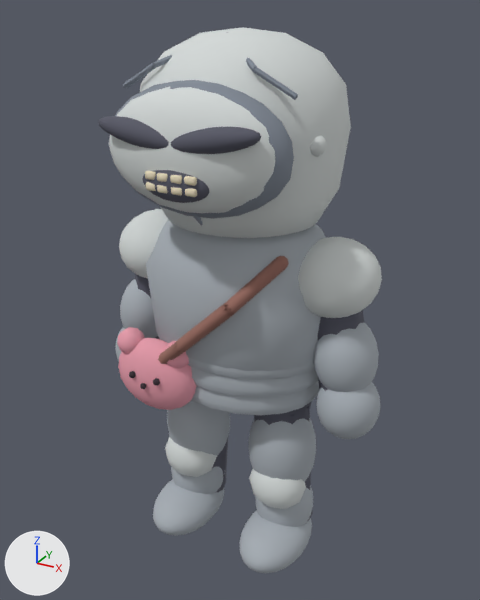
Before and after pictures for a commit that changed the Blender file blend/chars/npc_kkami.blend.
Before and after are seen from a 50 mm camera at (0.731, -1.341, 1.372) aimed at (0.001, -0.014, 0.709). Arrows for +X, +Y and +Z are at lower left; the lights stay in place. The picture after the commit comes second.

Before the edit, the objects in view are built like this:
```python
ob_npc_kkami__arm_l = bpy.data.objects.new('npc_kkami__arm_L', me_npc_kkami__arm_l)
ob_npc_kkami__arm_l.parent = ob_npc_kkami
ob_npc_kkami__arm_l.location = (0.235, 0.0, 0.831)
ob_npc_kkami__arm_r = bpy.data.objects.new('npc_kkami__arm_R', me_npc_kkami__arm_r)
ob_npc_kkami__arm_r.parent = ob_npc_kkami
ob_npc_kkami__arm_r.location = (-0.235, 0.0, 0.831)
ob_npc_kkami__body = bpy.data.objects.new('npc_kkami__body', me_npc_kkami__body)
ob_npc_kkami__body.parent = ob_npc_kkami
ob_npc_kkami__body.location = (0.0, 0.0, 0.48)
ob_npc_kkami__head = bpy.data.objects.new('npc_kkami__head', me_npc_kkami__head)
ob_npc_kkami__head.parent = ob_npc_kkami
ob_npc_kkami__head.location = (0.0, 0.0, 0.918)
ob_npc_kkami__leg_l = bpy.data.objects.new('npc_kkami__leg_L', me_npc_kkami__leg_l)
ob_npc_kkami__leg_l.parent = ob_npc_kkami
ob_npc_kkami__leg_l.location = (0.117, 0.0, 0.464)
ob_npc_kkami__leg_r = bpy.data.objects.new('npc_kkami__leg_R', me_npc_kkami__leg_r)
ob_npc_kkami__leg_r.parent = ob_npc_kkami
ob_npc_kkami__leg_r.location = (-0.117, 0.0, 0.464)
```
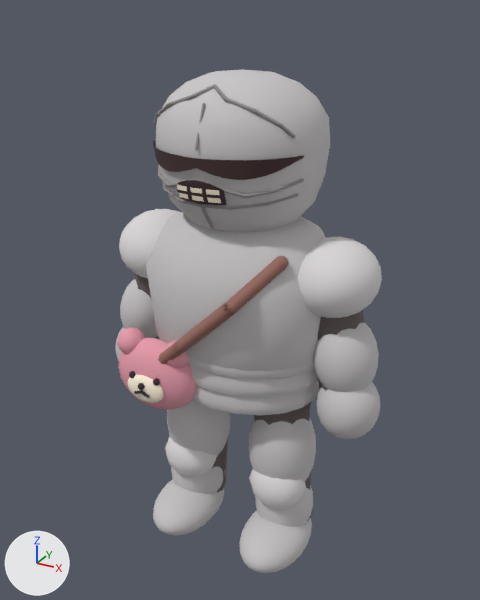
Pixel boxes (x1, y1, x2, y2) of what changed, in the pictures (480 x 600 px; the box of a moved part takes in the faces that stretch with it):
'npc_kkami__head', reshaped (30% narrower, 23% shorter)
    before: (98, 27, 351, 238)
    after: (153, 69, 330, 232)
'npc_kkami__body', reshaped
    before: (117, 219, 326, 415)
    after: (117, 212, 326, 415)
part 1 of me_npc_kkami__body, added (pale yellow)
    after: (128, 374, 164, 403)
part 2 of me_npc_kkami__body, moved or reshaped
    before: (140, 383, 146, 389)
    after: (138, 383, 145, 390)
part 3 of me_npc_kkami__body, recoloured (grey to light grey)
    before: (146, 219, 326, 415)
    after: (146, 212, 326, 415)
part 4 of me_npc_kkami__head, rebuilt (17% narrower, 23% shorter)
    before: (140, 27, 351, 238)
    after: (156, 69, 330, 232)
part 5 of me_npc_kkami__head, deleted
    before: (98, 32, 327, 203)
part 6 of me_npc_kkami__head, cut back
    before: (108, 80, 294, 226)
    after: (153, 84, 304, 228)
part 7 of me_npc_kkami__arm_r, recoloured
    both: (135, 276, 160, 339)
part 8 of me_npc_kkami__arm_r, recoloured
    before: (124, 209, 168, 278)
    after: (124, 209, 180, 278)
part 9 of me_npc_kkami__arm_r, recoloured (grey to light grey)
    both: (115, 279, 158, 361)
part 10 of me_npc_kkami__leg_r, recoloured (grey to light grey)
    both: (153, 400, 230, 536)
part 11 of me_npc_kkami__arm_l, recoloured (lighter)
    both: (298, 237, 377, 317)
part 12 of me_npc_kkami__arm_l, recoloured (grey to light grey)
    both: (313, 322, 380, 439)
part 13 of me_npc_kkami__leg_l, recoloured (grey to light grey)
    both: (239, 418, 316, 573)

Diff of the bpy script that builds the scene:
```diff
--- a/blend/chars/npc_kkami.blend.py
+++ b/blend/chars/npc_kkami.blend.py
@@ me_npc_kkami__body @@
 # used by ob_npc_kkami__body; parent = ob_npc_kkami; location = (0.0, 0.0, 0.48)
-me_npc_kkami__body.from_pydata(...)  # 1154 vertices, 1790 faces; spans x -0.269..0.255, y -0.23..0.196, z -0.045..0.484
-me_npc_kkami__body.materials.append(mat_c_565765)  # dark grey #565765
+me_npc_kkami__body.from_pydata(...)  # 1516 vertices, 2450 faces; spans x -0.269..0.255, y -0.239..0.196, z -0.045..0.484
+# me_npc_kkami__body part 1: a new loose piece, an icosphere of 320 faces spanning x -0.208..-0.1, y -0.229..-0.199, z -0.002..0.072, in mat_c_fff3dc (pale yellow #fff3dc)
+# me_npc_kkami__body part 2: the loose piece of 42 vertices spanning x -0.162..-0.146, y -0.23..-0.214, z 0.038..0.054 is moved by (0.0, -0.008, 0.003)
+# me_npc_kkami__body part 3: 240 faces spanning x -0.255..0.255, y -0.196..0.196, z -0.005..0.448 switch from mat_c_aab1b8 (grey #aab1b8) to mat_c_c9c6c7 (light grey #c9c6c7)
+# other edits to the shape of me_npc_kkami__body do not show in these pictures
 me_npc_kkami__body.materials.append(mat_c_996b60)
@@ me_npc_kkami__body @@
 me_npc_kkami__body.materials.append(mat_c_382c34)
+me_npc_kkami__body.materials.append(mat_c_655c5a)  # dark grey #655c5a
+me_npc_kkami__body.materials.append(mat_c_fff3dc)  # pale yellow #fff3dc
@@ me_npc_kkami__head @@
 # used by ob_npc_kkami__head; parent = ob_npc_kkami; location = (0.0, 0.0, 0.918)
-me_npc_kkami__head.from_pydata(...)  # 1385 vertices, 2242 faces; spans x -0.242..0.242, y -0.299..0.227, z -0.019..0.416
-me_npc_kkami__head.materials.append(mat_c_d4d9d8)  # light grey #d4d9d8
-me_npc_kkami__head.materials.append(mat_c_818995)  # grey #818995
-me_npc_kkami__head.materials.append(mat_c_565765)  # dark grey #565765
-me_npc_kkami__head.materials.append(mat_c_e8dcbe)  # beige #e8dcbe
+me_npc_kkami__head.from_pydata(...)  # 2905 vertices, 4337 faces; spans x -0.198..0.198, y -0.202..0.191, z -0.015..0.332
+# me_npc_kkami__head part 4: the loose piece of 225 vertices spanning x -0.242..0.242, y -0.227..0.227, z -0.019..0.416 is rebuilt with 505 vertices and now spans x -0.198..0.198, y -0.191..0.191, z -0.015..0.332, in mat_c_c9c6c7 (light grey #c9c6c7)
+# me_npc_kkami__head part 5: 18 loose pieces with 824 vertices, spanning x -0.234..0.234, y -0.299..-0.059, z 0.101..0.409, are deleted
+# me_npc_kkami__head part 6: 336 vertices removed from x -0.215..0.215, y -0.291..-0.11, z 0.023..0.326; 1140 vertices added at x -0.185..0.185, y -0.202..-0.067, z 0.012..0.311
+# other edits to the shape of me_npc_kkami__head do not show in these pictures
+me_npc_kkami__head.materials.append(mat_c_c9c6c7)  # light grey #c9c6c7
+me_npc_kkami__head.materials.append(mat_c_463032)  # brown #463032
+me_npc_kkami__head.materials.append(mat_c_969191)  # grey #969191
+me_npc_kkami__head.materials.append(mat_c_fff6dd)  # pale yellow #fff6dd
@@ me_npc_kkami__arm_r @@
 me_npc_kkami__arm_r.from_pydata(...)  # 586 vertices, 1130 faces; spans x -0.143..0.101, y -0.116..0.116, z -0.413..0.069
 # used by ob_npc_kkami__arm_r; parent = ob_npc_kkami; location = (-0.235, 0.0, 0.831)
+# me_npc_kkami__arm_r part 7: all 170 faces that had it switch from mat_c_565765 (dark grey #565765) to mat_c_655c5a (dark grey #655c5a)
+# me_npc_kkami__arm_r part 8: all 320 faces that had it switch from mat_c_d4d9d8 (light grey #d4d9d8) to mat_c_dedadb (light grey #dedadb)
+# me_npc_kkami__arm_r part 9: all 640 faces that had it switch from mat_c_aab1b8 (grey #aab1b8) to mat_c_c9c6c7 (light grey #c9c6c7)
@@ me_npc_kkami__leg_r @@
 me_npc_kkami__leg_r.from_pydata(...)  # 628 vertices, 1210 faces; spans x -0.111..0.078, y -0.197..0.076, z -0.464..0.055
 # used by ob_npc_kkami__leg_r; parent = ob_npc_kkami; location = (-0.117, 0.0, 0.464)
-me_npc_kkami__leg_r.materials.append(mat_c_565765)  # dark grey #565765
-me_npc_kkami__leg_r.materials.append(mat_c_d4d9d8)  # light grey #d4d9d8
+# me_npc_kkami__leg_r part 10: all 960 faces that had it switch from mat_c_aab1b8 (grey #aab1b8) to mat_c_c9c6c7 (light grey #c9c6c7)
+me_npc_kkami__leg_r.materials.append(mat_c_655c5a)  # dark grey #655c5a
+me_npc_kkami__leg_r.materials.append(mat_c_dedadb)  # light grey #dedadb
@@ me_npc_kkami__arm_l @@
 me_npc_kkami__arm_l.from_pydata(...)  # 586 vertices, 1130 faces; spans x -0.101..0.143, y -0.116..0.116, z -0.413..0.069
 # used by ob_npc_kkami__arm_l; parent = ob_npc_kkami; location = (0.235, 0.0, 0.831)
-me_npc_kkami__arm_l.materials.append(mat_c_565765)  # dark grey #565765
+# me_npc_kkami__arm_l part 11: all 320 faces that had it switch from mat_c_d4d9d8 (light grey #d4d9d8) to mat_c_dedadb (light grey #dedadb)
+# me_npc_kkami__arm_l part 12: all 640 faces that had it switch from mat_c_aab1b8 (grey #aab1b8) to mat_c_c9c6c7 (light grey #c9c6c7)
+me_npc_kkami__arm_l.materials.append(mat_c_655c5a)  # dark grey #655c5a
@@ me_npc_kkami__leg_l @@
 me_npc_kkami__leg_l.from_pydata(...)  # 628 vertices, 1210 faces; spans x -0.078..0.111, y -0.197..0.076, z -0.464..0.055
 # used by ob_npc_kkami__leg_l; parent = ob_npc_kkami; location = (0.117, 0.0, 0.464)
-me_npc_kkami__leg_l.materials.append(mat_c_565765)  # dark grey #565765
-me_npc_kkami__leg_l.materials.append(mat_c_d4d9d8)  # light grey #d4d9d8
+# me_npc_kkami__leg_l part 13: all 960 faces that had it switch from mat_c_aab1b8 (grey #aab1b8) to mat_c_c9c6c7 (light grey #c9c6c7)
+me_npc_kkami__leg_l.materials.append(mat_c_655c5a)  # dark grey #655c5a
+me_npc_kkami__leg_l.materials.append(mat_c_dedadb)  # light grey #dedadb
```
